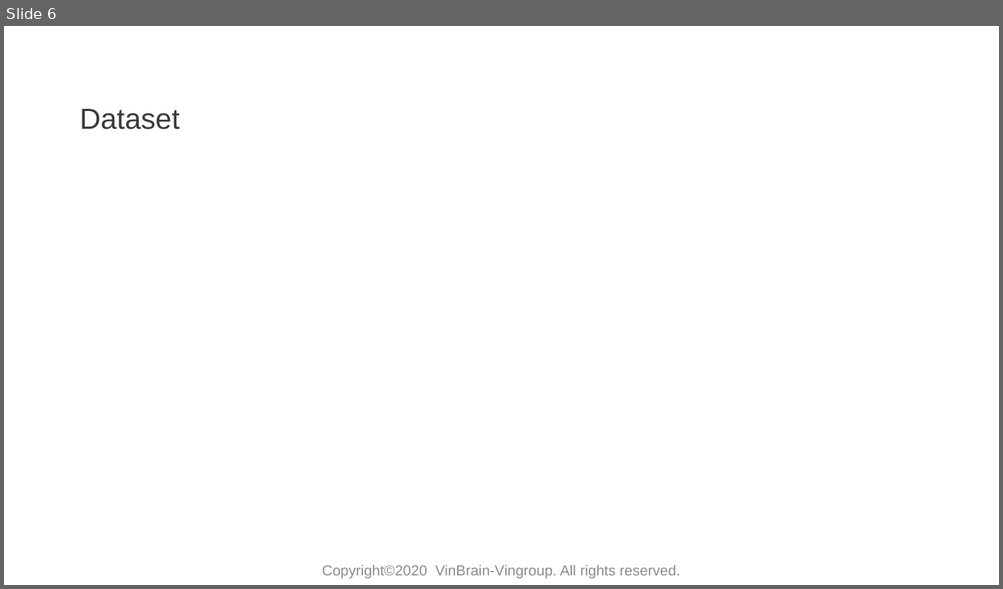
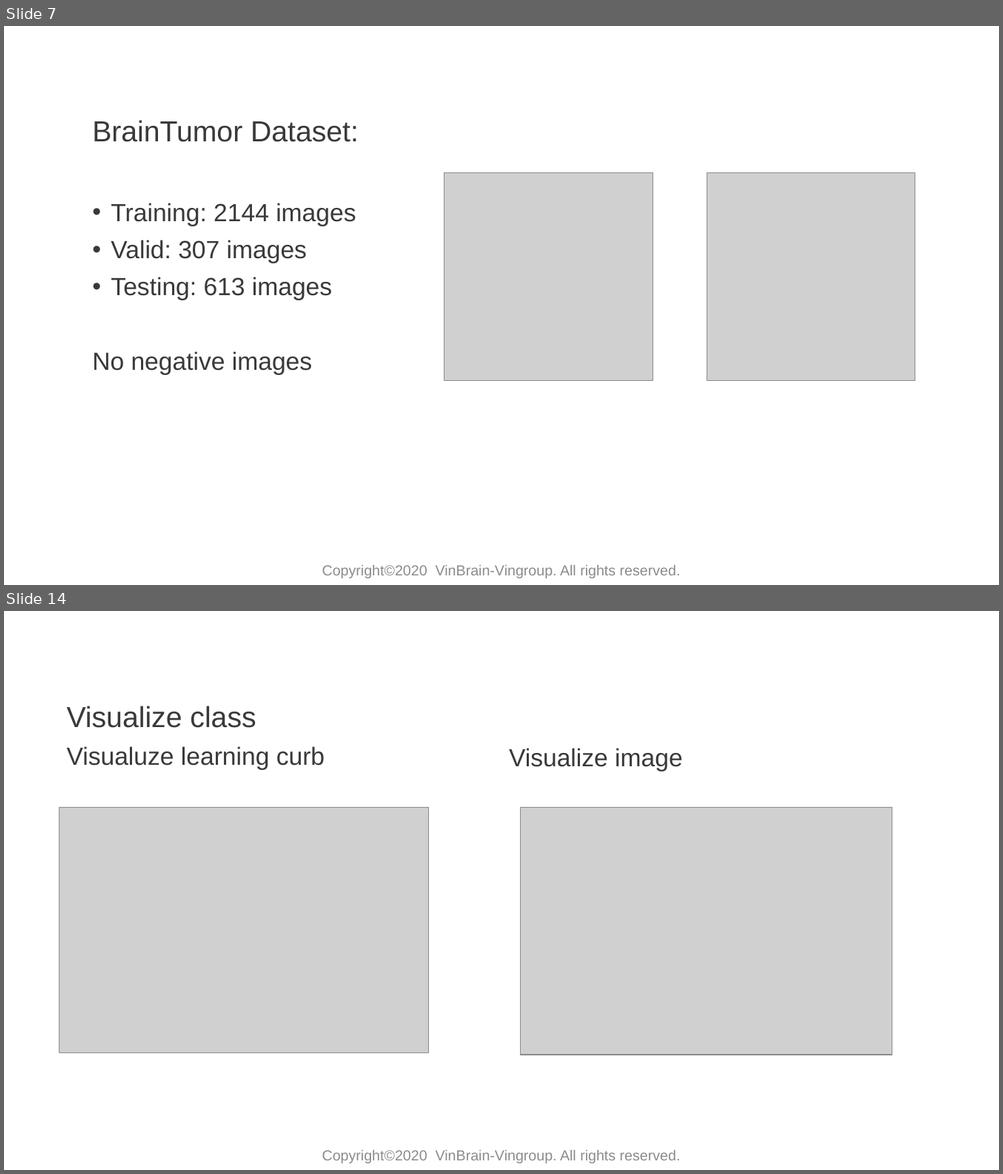
Before and after one commit to huyentls1114/vinbrain-internship, a slide deck: mid_term/mid_term.pptx. Shown one above the other, each under a label of ours: slide 6 before the commit, slides 7 and 14 after it; the slides between them are not shown. The pictures are 1003x589 and 1003x1174 pixels, drawn with LibreOffice and Linux fonts; fonts in the diff are those of the drawing; grey boxes stand for pictures; background and template pictures are left out. Boxes give left, top, right and bottom in pixels: in the first picture for what was removed or moved away, otherwise in the second. Text is boxed around its words. In the diff, an @@ line names an element or a change of style, - is before the commit and + after.

```diff
--- a/mid_term/mid_term.pptx
+++ b/mid_term/mid_term.pptx
@@ slide 14 added at <box>4,611,999,1170</box>, background #FFFFFF @@
@@ text added at <box>73,612,930,679</box>, 40 pt, text #FFFFFF @@
+Segmentation problem
@@ text added at <box>67,706,324,770</box>, 24 pt, text #3B3838 @@
+Visualize class
+Visualuze learning curb
@@ title added at <box>79,706,335,719</box>, 40 pt, text #FFFFFF @@
+Segmentation problem
@@ text added at <box>509,748,683,772</box>, 24 pt, text #3B3838 @@
+Visualize image
@@ picture added at <box>60,807,429,1054</box> @@
@@ picture added at <box>521,807,893,1055</box> @@
@@ text added at <box>322,1150,680,1164</box>, 14 pt, text #8C8C8C @@
+Copyright©2020 VinBrain-Vingroup. All rights reserved.
@@ what was slide 6 is now slide 7 @@
@@ slide 7 changed as well @@
@@ text at <box>92,120,358,375</box>: text changed; size 28 to 24 pt @@
-Dataset
+BrainTumor Dataset:
+• Training: 2144 images
+• Valid: 307 images
+• Testing: 613 images
+No negative images
@@ picture added at <box>444,173,652,381</box> @@
@@ picture added at <box>707,173,915,381</box> @@
```
Also in this commit, not shown: 7 other slides changed, 5 other slides added, 2 other files.
